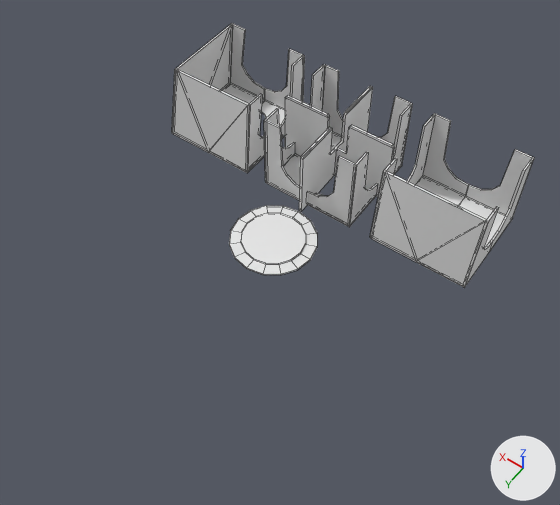
Renders of the Blender file hydro-cube/hydro-cube.blend from each side of a commit.
Both versions are drawn from a 50 mm lens placed at (-230.0, 402.0, 481.0), pointed at (-28.0, 119.0, 36.0). The axes (+X, +Y, +Z) are drawn at lower right. The lights are the same throughout. Mesh edges are drawn as thin lines.

The first picture shows 'corner', 'legs', 'lid', 'middle', 'side'.
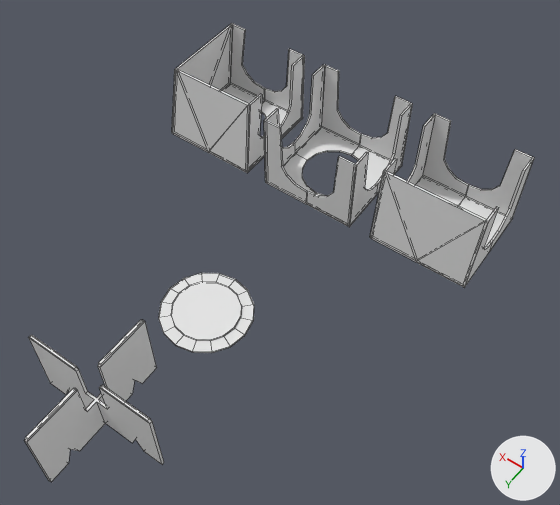
The edits, one by one:
me_cube_004 is used by ob_legs; location (0.0, 0.0, 0.0); scale (1.0, 1.0, 30.0).
me_cube_004 had 56 vertices, 42 faces and spanned x -51.0..51.0, y -51.0..51.0, z 0.0..2.1.
me_cube_004 now has 80 vertices, 54 faces and spans x -51.0..51.0, y -51.0..51.0, z 0.0..2.1.
Part 1, on me_cube_004:
12 faces are deleted.
12 vertices are added at x -35.2..35.8, y -35.7..35.4, z 0.0..0.4.
6 new vertices lie (2.0, 0.0, 0.0) away from vertices in x -1.0, y -35.7..35.4, z 0.0..0.4.
6 new vertices lie (0.0, 2.0, 0.0) away from vertices in x -35.2..35.8, y -1.0, z 0.0..0.4.
24 new faces join them.
Object 'legs' (ob_legs) moves from (0.0, 0.0, 0.0) to (0.0, 280.8, 0.0).
Object 'lid' (ob_lid) moves from (0.0, 88.1, 0.0) to (0.0, 172.7, 0.0).

What differs and where, as boxes [x1, y1, x2, y2] in the pictures (560 x 505 px):
'legs', reshaped, moved (26% wider, 29% taller)
    before: [285, 86, 395, 211]
    after: [25, 320, 164, 482]
'lid', moved
    before: [229, 206, 317, 275]
    after: [158, 273, 254, 353]
part 1 of me_cube_004, built on
    before: [285, 88, 393, 211]
    after: [27, 322, 162, 482]
